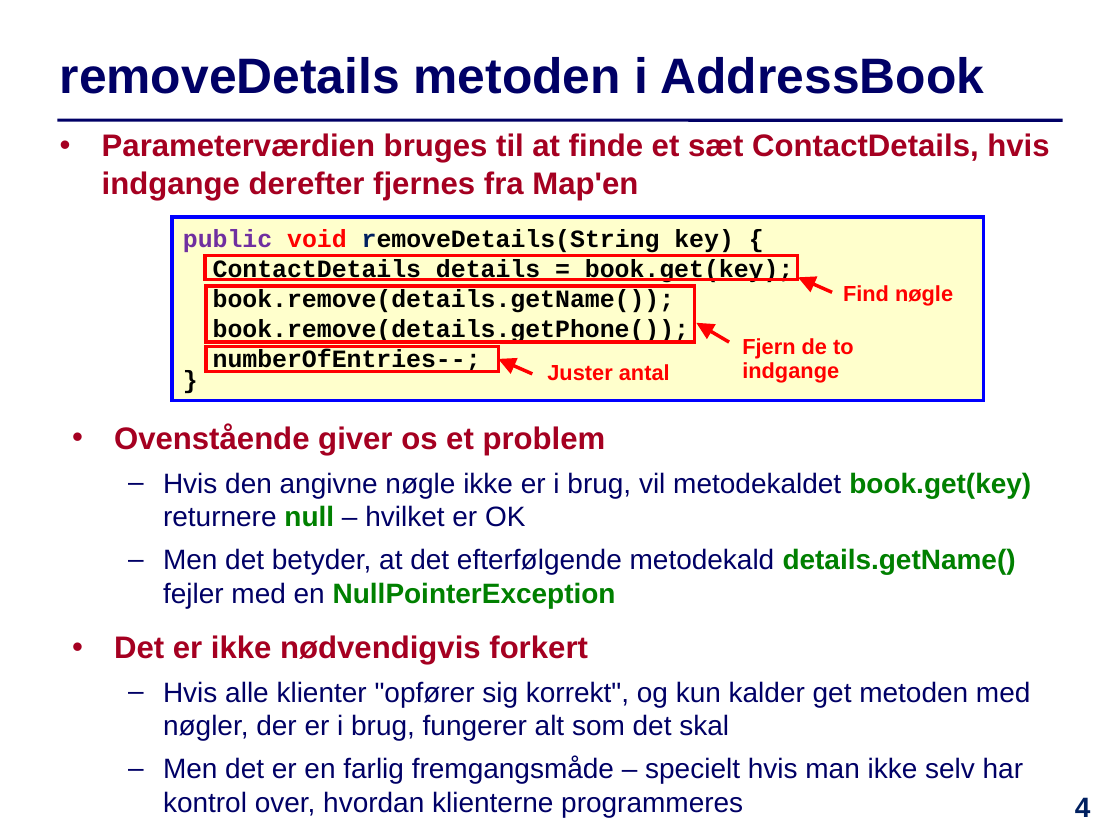
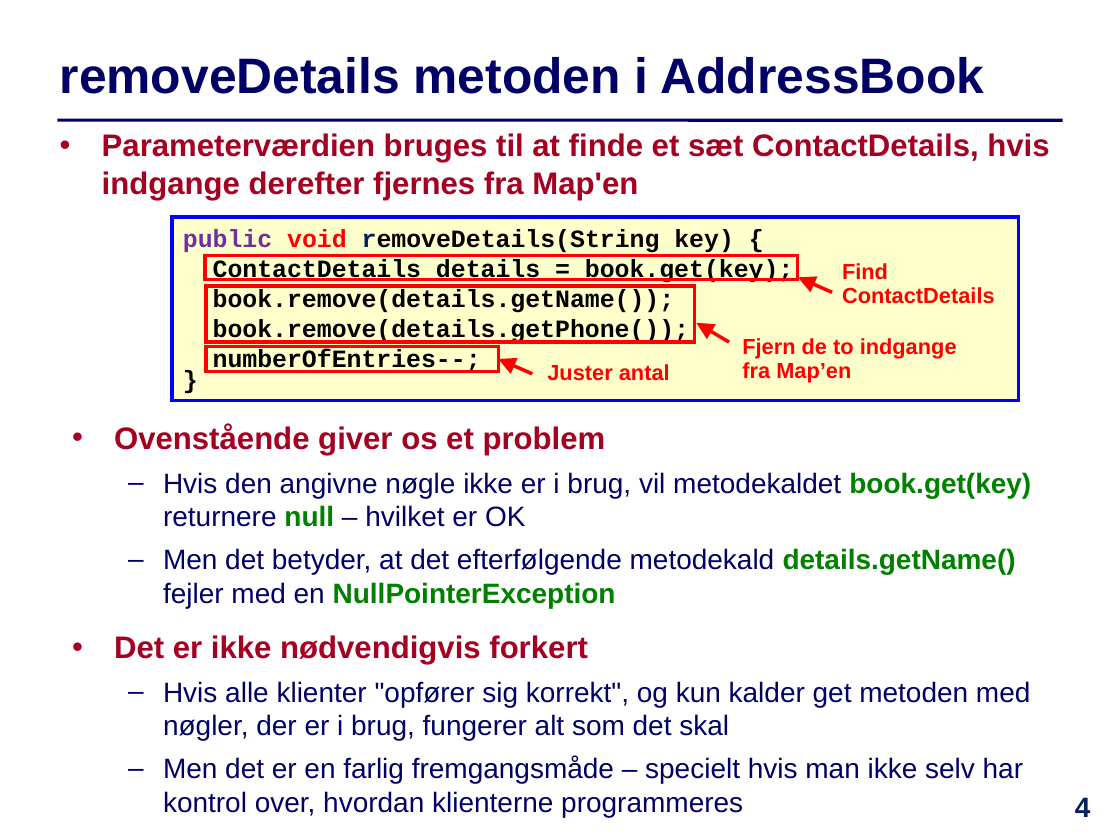
Before and after one commit to IntProgAU/Materiale, a slide deck: slide 4 of web/e23/uge_14/Slides-Uge14.pptx. Drawn at 1120x840 pixels with LibreOffice and Linux fonts; fonts in the diff are those of the drawing. Boxes give left, top, right and bottom in pixels: in the first picture for what was removed or moved away, otherwise in the second. Text is boxed around its words. In the diff, an @@ line names an element or a change of style, - is before the commit and + after.

```diff
--- a/web/e23/uge_14/Slides-Uge14.pptx
+++ b/web/e23/uge_14/Slides-Uge14.pptx
@@ rectangle "public void removeDetails(String key) {": place and size @@
-rectangle "public void removeDetails(String key) {" at [172,217,983,401]
+rectangle "public void removeDetails(String key) {" at [172,217,1019,401]
@@ text at [842,263,995,304]: text changed @@
-Find nøgle
+Find ContactDetails
@@ text at [742,338,957,383]: text changed @@
-Fjern de to indgange
+Fjern de to indgange fra Map’en
```
Also in this commit, not shown: 8 other slides changed, 1 other file.
